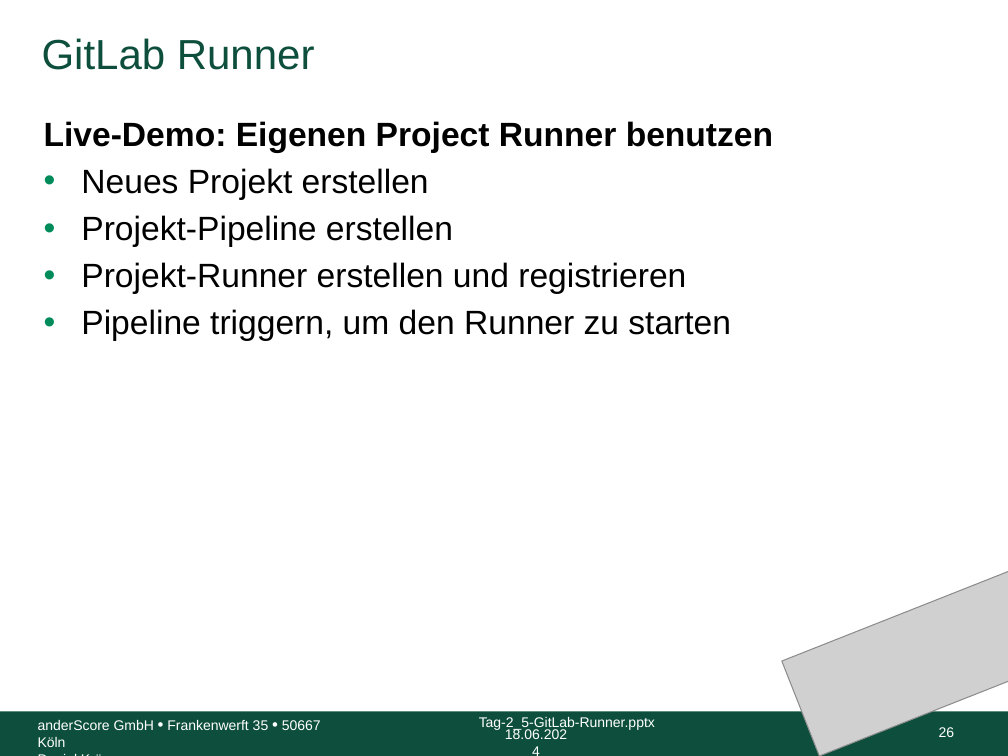
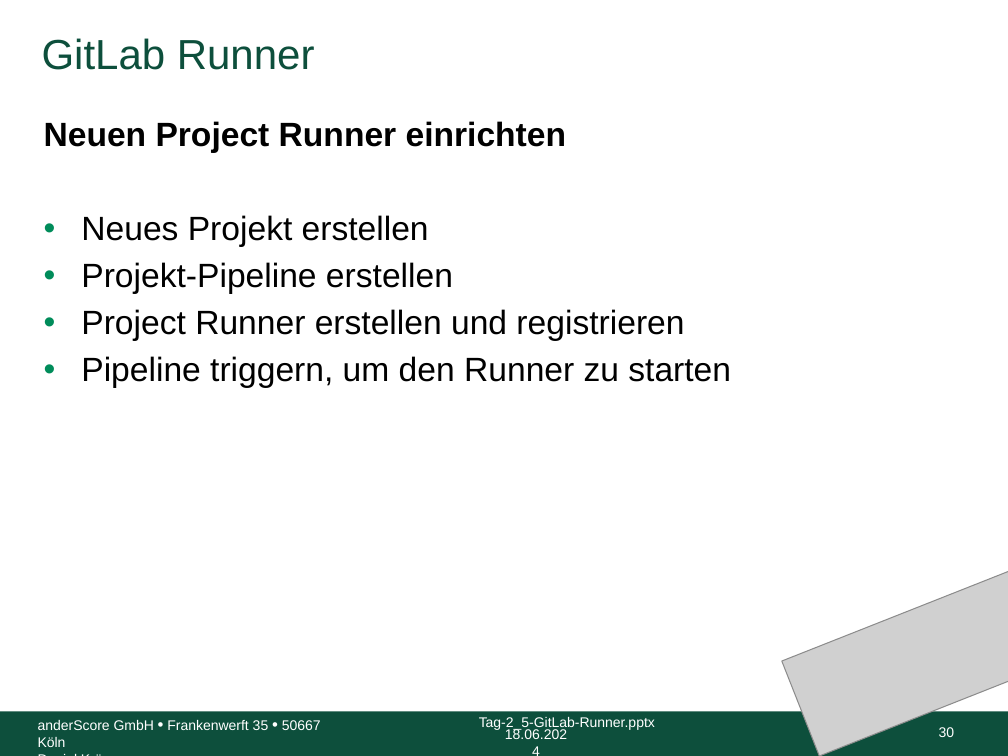
Before and after one commit to anderscore-gmbh/gitlab, a slide deck: slide 30 of slides/Tag-2_5-GitLab-Runner.pptx (slide 26 before the commit). Drawn at 1008x756 pixels with LibreOffice and Linux fonts; fonts in the diff are those of the drawing; grey boxes stand for pictures; background and template pictures are left out. Boxes give left, top, right and bottom in pixels: in the first picture for what was removed or moved away, otherwise in the second. Text is boxed around its words. In the diff, an @@ line names an element or a change of style, - is before the commit and + after.

```diff
--- a/slides/Tag-2_5-GitLab-Runner.pptx
+++ b/slides/Tag-2_5-GitLab-Runner.pptx
@@ text at <box>44,121,567,153</box>: text changed @@
-Live-Demo: Eigenen Project Runner benutzen
+Neuen Project Runner einrichten
@@ text at <box>81,309,684,341</box>: text changed @@
-• Projekt-Runner erstellen und registrieren
+• Project Runner erstellen und registrieren
@@ page number at <box>939,727,955,737</box>: text changed @@
-26
+30
```
Also in this commit, not shown: 26 other slides changed, 3 slides added, 2 slides removed, 1 other file.
